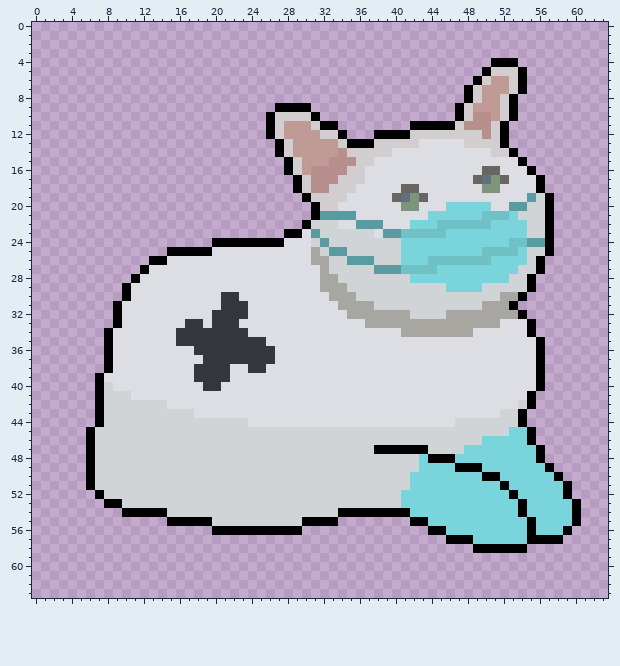
Two states of a pixel-art sprite, Assets/Sprites/Cats/Pawramedic2.png. Above is the file before it was changed.
The file is 64x64 pixels.
The same view after the edit:
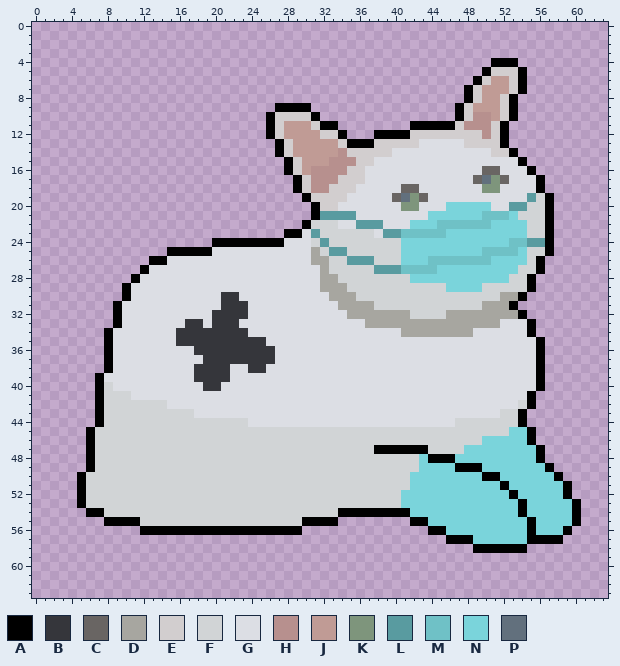
Palette (. is transparent): A #000000  B #35363b  C #696563  D #a7a6a0  E #d2cecf  F #d1d4d6  G #dcdee4  H #b7908e  J #c09b95  K #7e957c  L #599ba0  M #6fc1c6  N #7ad4db  P #62707d
The edit:
y 50..51: x 5..6 .A -> AF
y 52: x 5..7 ..A -> AFF
y 53: x 5..9 ...AA -> AFFFF
y 54: x 6..14 ....AAAAA -> AAFFFFFFF
y 55: x 8..19 .......AAAAA -> AAAAFFFFFFFF
y 56: x 12..19 ........ -> AAAAAAAA
